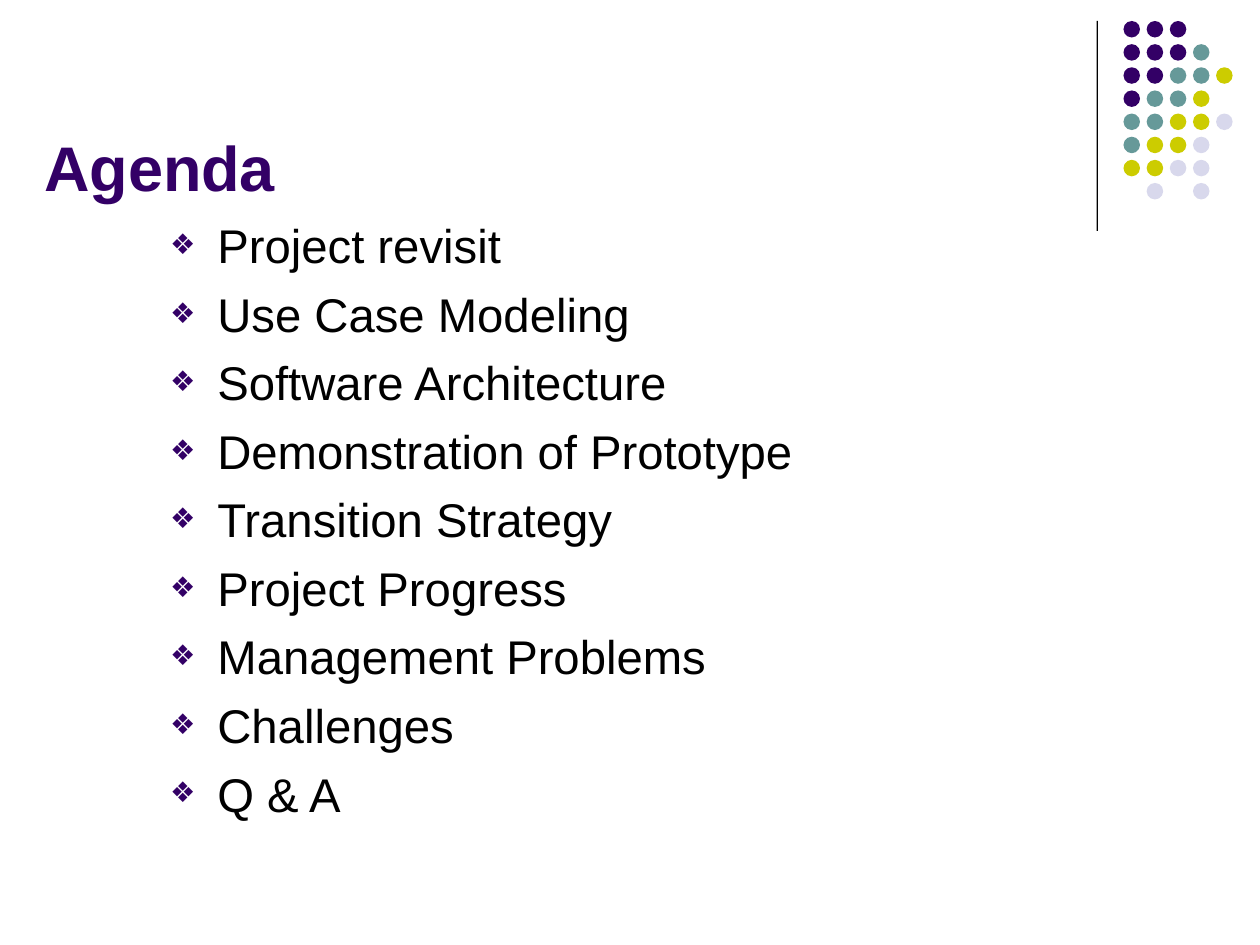
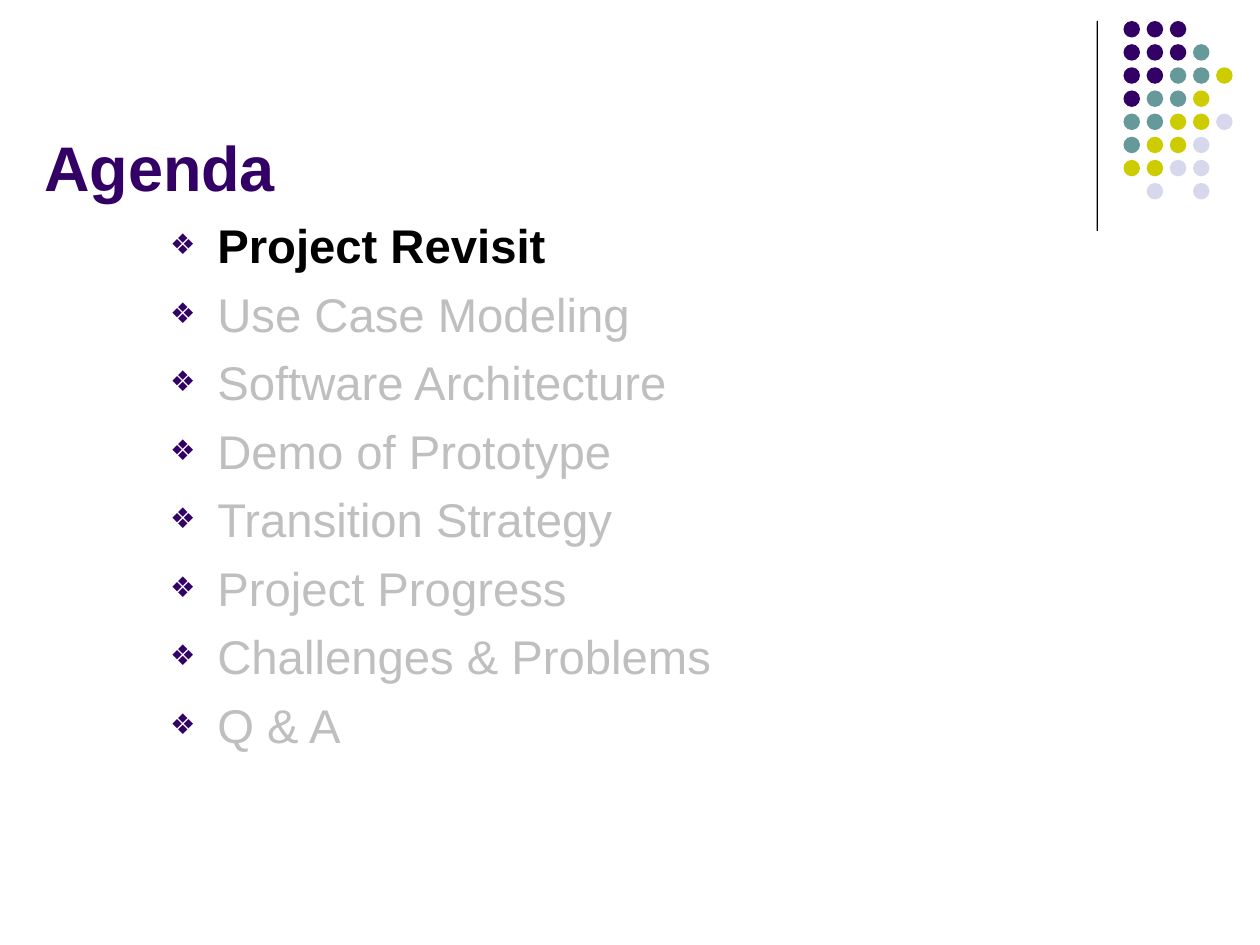
Before and after one commit to imireasa/mtech-se18-t08s, a slide deck: slide 2 of docs/W-9 Working Document/W-9.3 Presentation Slides/Phase 2/vms_presentation_2_v0.1.pptx. Drawn at 1260x945 pixels with LibreOffice and Linux fonts; fonts in the diff are those of the drawing. Boxes give left, top, right and bottom in pixels: in the first picture for what was removed or moved away, otherwise in the second. Text is boxed around its words. In the diff, an @@ line names an element or a change of style, - is before the commit and + after.

```diff
--- a/docs/W-9 Working Document/W-9.3 Presentation Slides/Phase 2/vms_presentation_2_v0.1.pptx
+++ b/docs/W-9 Working Document/W-9.3 Presentation Slides/Phase 2/vms_presentation_2_v0.1.pptx
@@ text at bbox=[217, 228, 545, 273]: text changed; bold on @@
-❖ Project revisit
+❖ Project Revisit
@@ text at bbox=[217, 298, 666, 752]: text colour #000000 to #BFBFBF in "Use Case Modeling", "Software Architecture", "Transition Strategy", "Project Progress" and 1 more places @@
@@ text at bbox=[217, 435, 611, 478]: text changed; text colour #000000 to #BFBFBF @@
-❖ Demonstration of Prototype
+❖ Demo of Prototype
@@ text at bbox=[217, 640, 711, 684]: text changed; text colour #000000 to #BFBFBF @@
-❖ Management Problems
-❖ Challenges
+❖ Challenges & Problems
```
Also in this commit, not shown: 11 other slides changed, 15 slides added, 3 slides removed.
